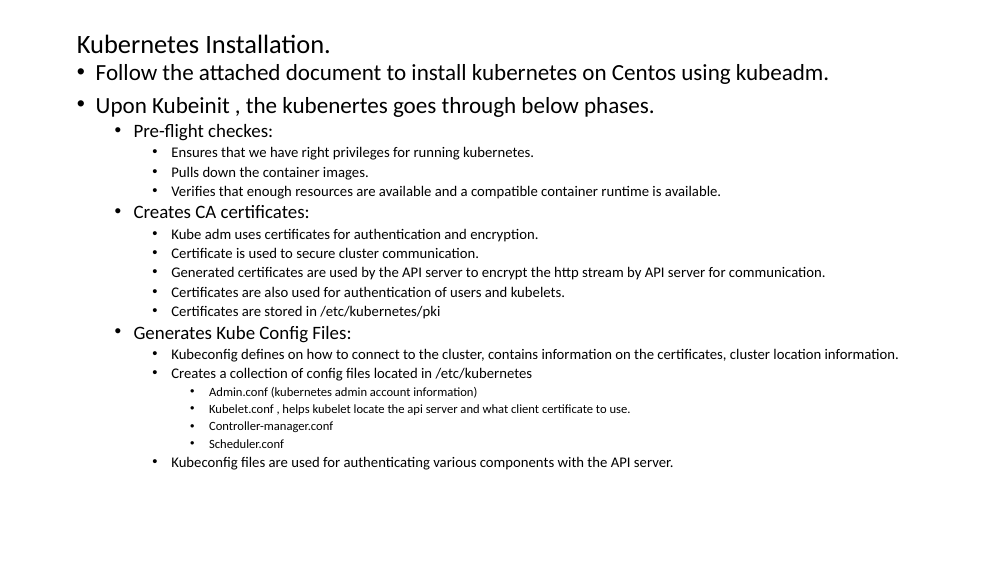
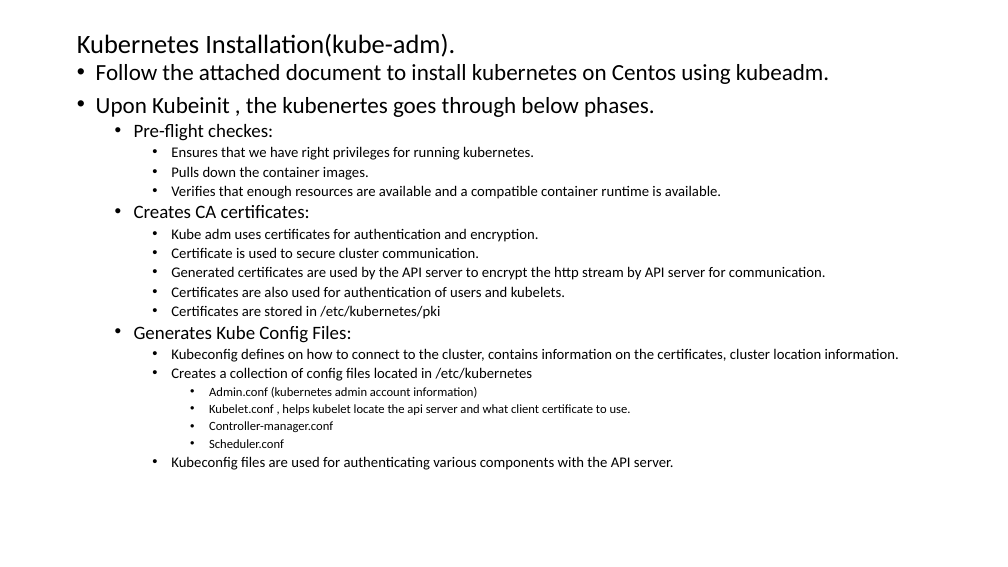
Before and after one commit to akhan90/all-the-learning, a slide deck: slide 14 of kubernetes/Kubernetes.pptx. Drawn at 1008x567 pixels with LibreOffice and Linux fonts; fonts in the diff are those of the drawing. Boxes give left, top, right and bottom in pixels: in the first picture for what was removed or moved away, otherwise in the second. Text is boxed around its words. In the diff, an @@ line names an element or a change of style, - is before the commit and + after.

Commit message:
kubernetes

```diff
--- a/kubernetes/Kubernetes.pptx
+++ b/kubernetes/Kubernetes.pptx
@@ title at bbox=[77, 34, 455, 57]: text changed @@
-Kubernetes Installation.
+Kubernetes Installation(kube-adm).
```
Also in this commit, not shown: 4 slides added, 2 other files.
